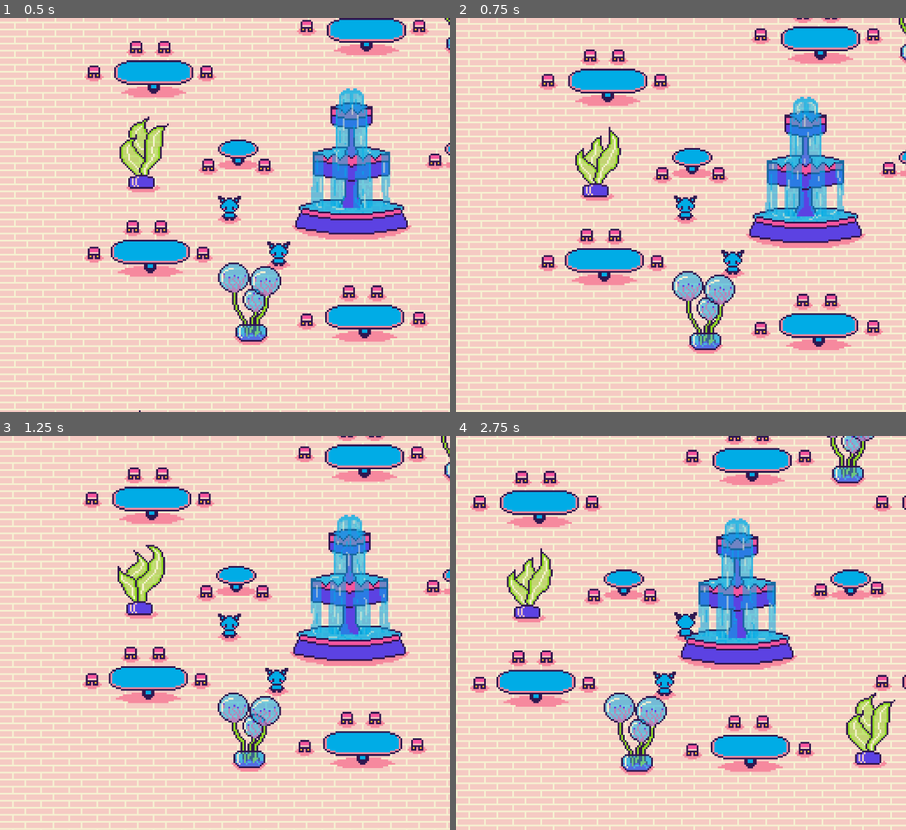
Above: before the commit, frames 1-4 (two rows, left to right).
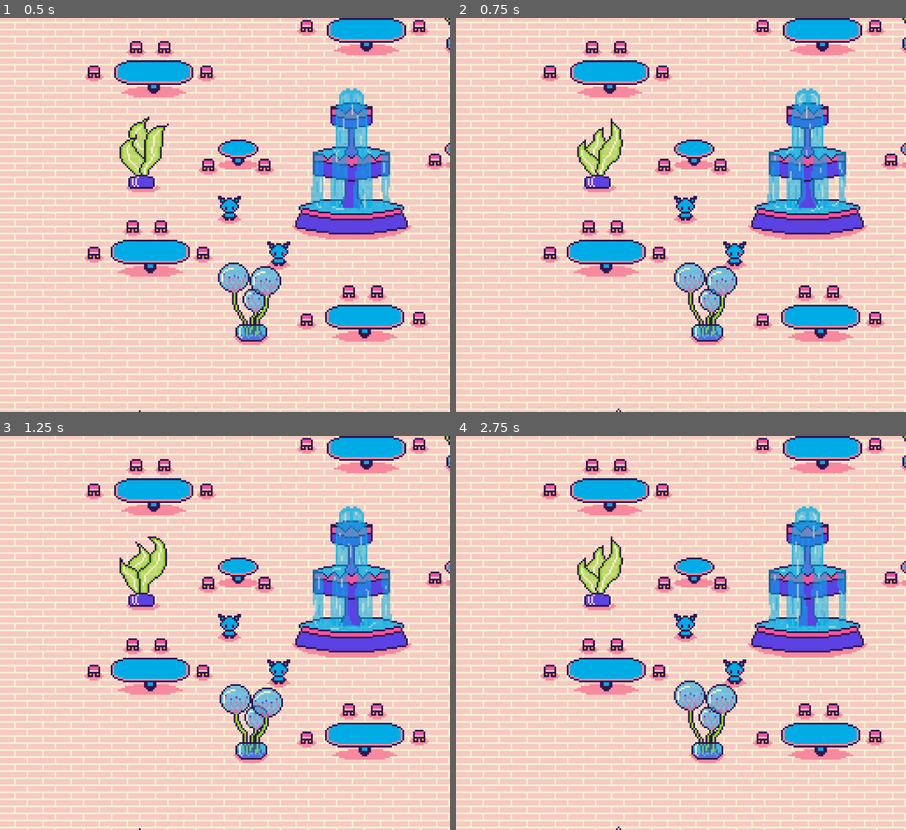
Above: after the commit, the same moments.

Repository: Julieta2200/Cosmic-Drifters
Game: Godot game, scene res://project/level_1/level_1.tscn
The game is run twice, just before and just after one commit, with the same random seed, the same clock (stepped at 60 frames per second) and the same inputs.
Inputs (mouse positions are in pixels of both pictures, inside the frame that each line leads up to):
- Up to frame 1 (0.5 s): no input
- Up to frame 2 (0.75 s): move the mouse to (685, 207) at 0.52 s; click (685, 207) at 0.6 s
- Up to frame 3 (1.25 s): no input
- Up to frame 4 (2.75 s): move the mouse to (735, 680) at 1.27 s; click (735, 680) at 1.35 s; move the mouse to (726, 546) at 2.02 s; click (726, 546) at 2.1 s

Frame 1 is identical in both runs. In frame 2, 46% of the frame differs, in the area x 0-100%, y 0-100%; in frame 3, 46%; in frame 4, 62%.

Commit message:
selected obj

Diff:
--- /dev/null
+++ b/project/character/character.gd
@@ -0,0 +1,40 @@
+extends CharacterBody2D
+
+class_name Character
+
+var position_delta: float
+var path: PackedVector2Array
+@onready var navigation_agent = $NavigationAgent2D
+@export var speed: float
+
+
+#character movement
+func move() -> void:
+	if path.is_empty():
+		return
+
+	var direction: Vector2 = (path[0] - position).normalized()
+	velocity = direction * speed
+	move_and_slide()
+
+	if position.distance_to(path[0]) < position_delta:
+		path.remove_at(0)
+		animation()
+
+#character animation
+func animation()-> void:
+	if path.is_empty():
+		$AnimatedSprite2D.play("idle")
+		return
+
+	if (path[0] - position ).y > 0:
+		$AnimatedSprite2D.play("walk")
+	else:
+		$AnimatedSprite2D.play("back_walk")
+
+#start character movement
+func start_movement() -> void:
+	navigation_agent.target_position = get_global_mouse_position()
+	navigation_agent.get_next_path_position()
+	path = navigation_agent.get_current_navigation_path()
+	animation()
--- a/project/game_manager/game_manager.gd
+++ b/project/game_manager/game_manager.gd
@@ -1,13 +1,33 @@
 extends Node2D
 
-@onready var player  = $"../clickable_objects/player"
+
+@onready var player  = $"../player"
 signal click_area_input_event(event)
 var click_area : bool
 var selected_object
 
-func player_start_movement():
-	player.start_movement()
+
+func start_movement():
+	if $"../cursor_manager".detect_object() is Character:
+		print(selected_object)
+		selected_object = $"../cursor_manager".detect_object()
+		selected_object.start_movement()
 
 
-func _on_walking_area_input_event(_viewport, event, _shape_idx):
-	click_area_input_event.emit(event)
+
+#func _on_walking_area_input_event(_viewport, event, _shape_idx):
+#
+##	selected_object = $"../cursor_manager".detect_object()
+#	click_area_input_event.emit(event)
+#if event is InputEventMouseButton and event.is_pressed():
+#		if event.button_index == MOUSE_BUTTON_LEFT:
+#			$"..".start_movement()
+#			$"..".click_area = true
+
+
+#func _on_walking_area_input_event(viewport, event, shape_idx):
+#	if event is InputEventMouseButton and event.is_pressed():
+#		if event.button_index == MOUSE_BUTTON_LEFT:
+#			print(selected_object)
+#			selected_object = $"../cursor_manager".detect_object()
+#			start_movement()
--- a/project/game_manager/mouse_manager.gd
+++ b/project/game_manager/mouse_manager.gd
@@ -1,8 +1,8 @@
 extends Node2D
 
 
-func _on_game_manager_click_area_input_event(event):
-	if event is InputEventMouseButton and event.is_pressed():
-		if event.button_index == MOUSE_BUTTON_LEFT:
-			$"..".player_start_movement()
-			$"..".click_area = true
+#func _on_game_manager_click_area_input_event(event):
+#	if event is InputEventMouseButton and event.is_pressed():
+#		if event.button_index == MOUSE_BUTTON_LEFT:
+#			$"..".start_movement()
+#			$"..".click_area = true
--- a/project/level_1/cursor_manager.gd
+++ b/project/level_1/cursor_manager.gd
@@ -49,7 +49,7 @@
 	update_cursor()
 
 func detect_object() -> void:
-	for object in clickable_objects. get_children():
+	for object in clickable_objects.get_children():
 		if get_clickable_component(object).active == true:
 			print(object)
 			break
--- a/project/player/player.gd
+++ b/project/player/player.gd
@@ -1,45 +1,15 @@
-extends CharacterBody2D
+extends Character
 
-var position_delta: float
-var path: PackedVector2Array
-@onready var navigation_agent = $NavigationAgent2D
-@export var speed: float = 50.0
+class_name Player
+
+#signal click_player_input_event(_viewport, event, _shape_idx)
 
 func _physics_process(_delta):
 	move()
-
 
 func _ready():
 	position_delta = speed / 60 # game is working approximately in 60 fps
 	animation()
 
-#player movement
-func move() -> void:
-	if path.is_empty():
-		return
-
-	var direction: Vector2 = (path[0] - position).normalized()
-	velocity = direction * speed
-	move_and_slide()
-
-	if position.distance_to(path[0]) < position_delta:
-		path.remove_at(0)
-		animation()
-
-#player animation
-func animation()-> void:
-	if path.is_empty():
-		$AnimatedSprite2D.play("idle")
-		return
-
-	if (path[0] - position ).y > 0:
-		$AnimatedSprite2D.play("walk")
-	else:
-		$AnimatedSprite2D.play("back_walk")
-
-#start player movement
-func start_movement() -> void:
-	navigation_agent.target_position = get_global_mouse_position()
-	navigation_agent.get_next_path_position()
-	path = navigation_agent.get_current_navigation_path()
-	animation()
+#func _on_click_player_area_input_event(viewport, event, shape_idx):
+#	click_player_input_event.emit(viewport, event, shape_idx)
